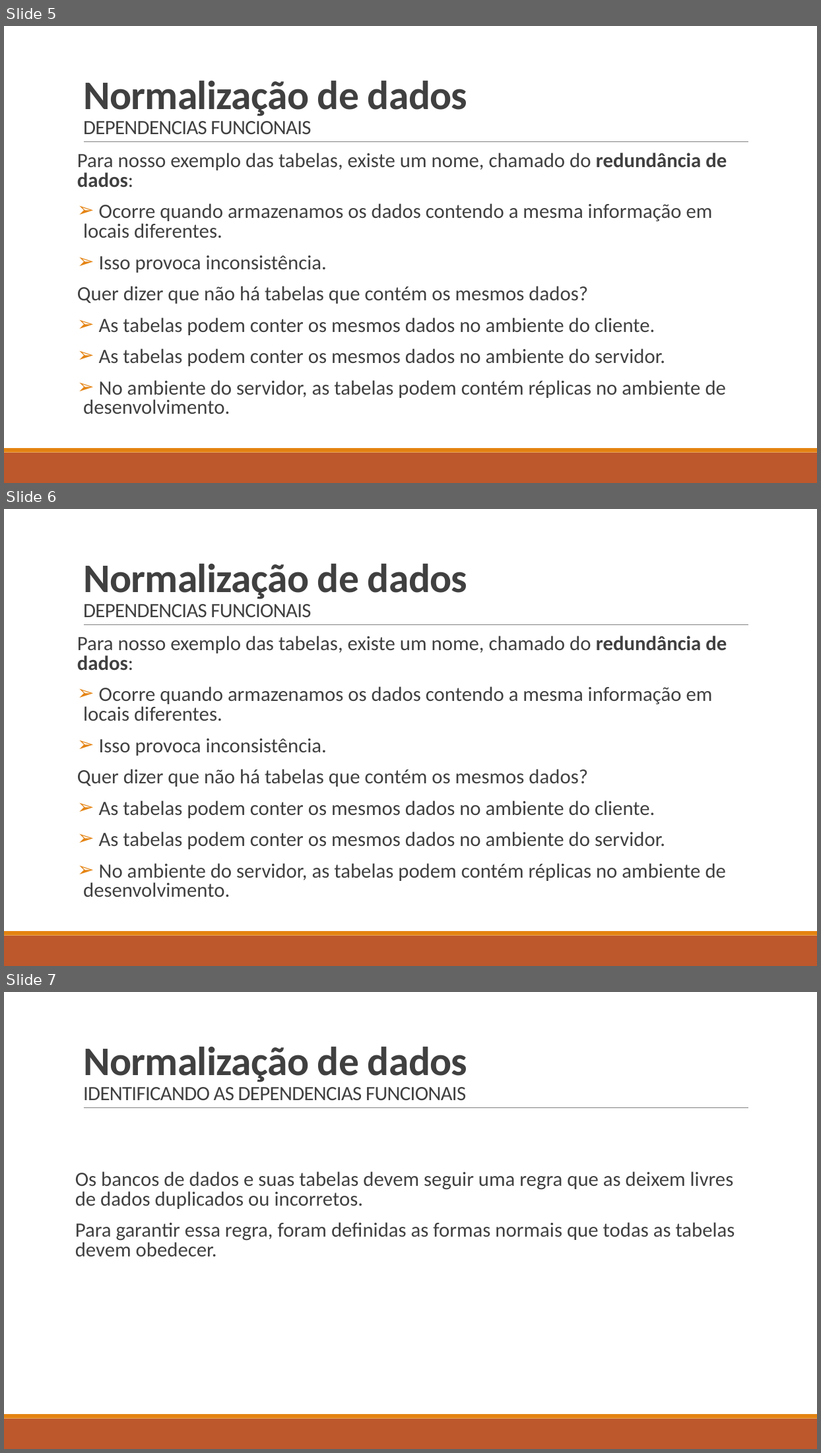
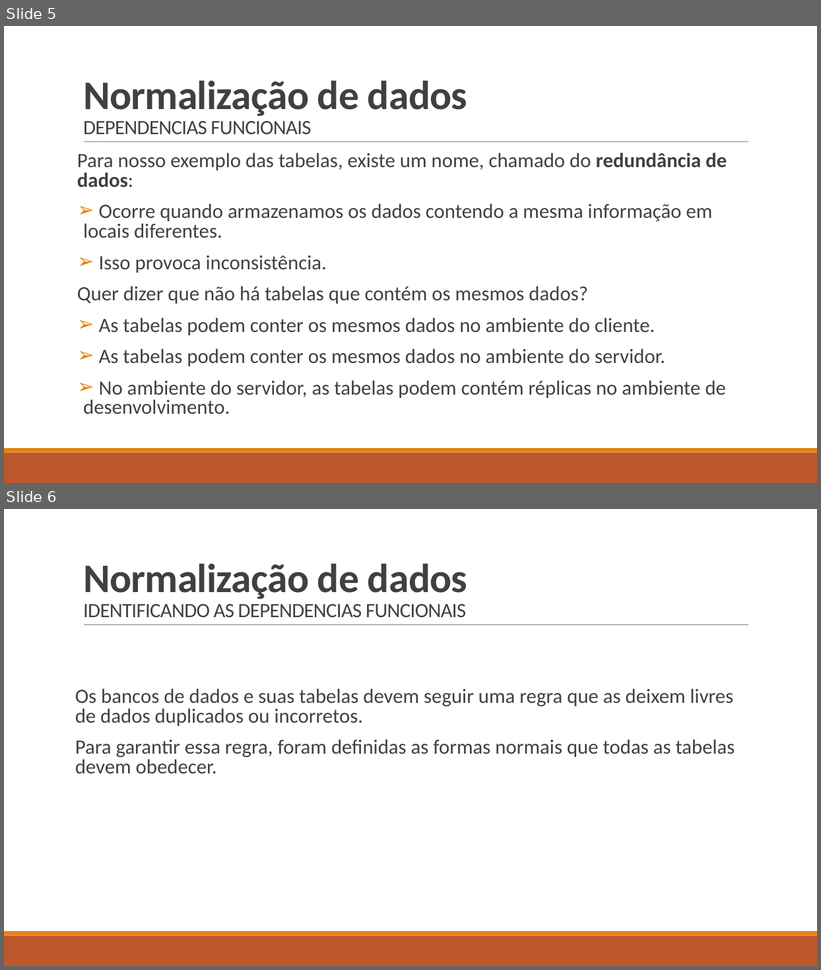
Before and after one commit to LucasHerculanoAmaro/Minhas-Aulas, a slide deck: Euripedes Simões de Paula/Banco de Dados/Aula 6/Normalização de dados.pptx. Shown one above the other, each under a label of ours: slides 5, 6 and 7 before the commit, slides 5 and 6 after it. The pictures are 821x1453 and 821x970 pixels, drawn with LibreOffice and Linux fonts; fonts in the diff are those of the drawing. Boxes give left, top, right and bottom in pixels: in the first picture for what was removed or moved away, otherwise in the second. Text is boxed around its words. In the diff, an @@ line names an element or a change of style, - is before the commit and + after.

Commit message:
Adicionando aula 6 de Banco de Dados

```diff
--- a/Euripedes Simões de Paula/Banco de Dados/Aula 6/Normalização de dados.pptx
+++ b/Euripedes Simões de Paula/Banco de Dados/Aula 6/Normalização de dados.pptx
@@ slide 6 removed at box(4, 509, 817, 966), background #FFFFFF; not listed: 3 template elements that a slide beside it also shows @@
@@ title removed at box(83, 564, 468, 618) @@
-Normalização de dados
-DEPENDENCIAS FUNCIONAIS
@@ text removed at box(77, 636, 727, 898) @@
-Para nosso exemplo das tabelas, existe um nome, chamado do redundância de dados:
-➢ Ocorre quando armazenamos os dados contendo a mesma informação em locais diferentes.
-➢ Isso provoca inconsistência.
-Quer dizer que não há tabelas que contém os mesmos dados?
-➢ As tabelas podem conter os mesmos dados no ambiente do cliente.
-➢ As tabelas podem conter os mesmos dados no ambiente do servidor.
-➢ No ambiente do servidor, as tabelas podem contém réplicas no ambiente de desenvolvimento.
@@ what was slide 7 is now slide 6 @@
```
Also in this commit, not shown: 1 slide changed, 8 slides added, 9 other files.
